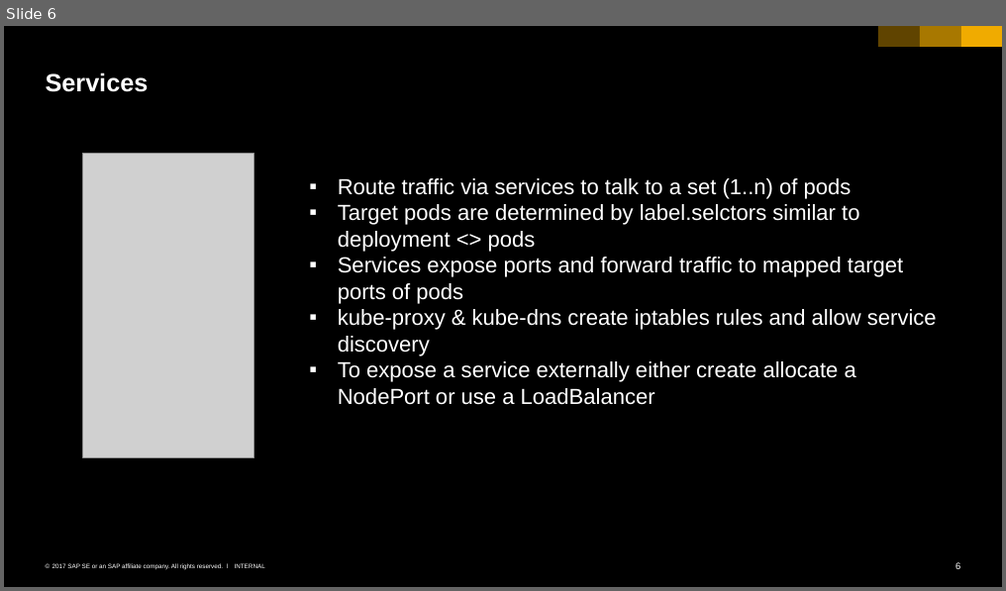
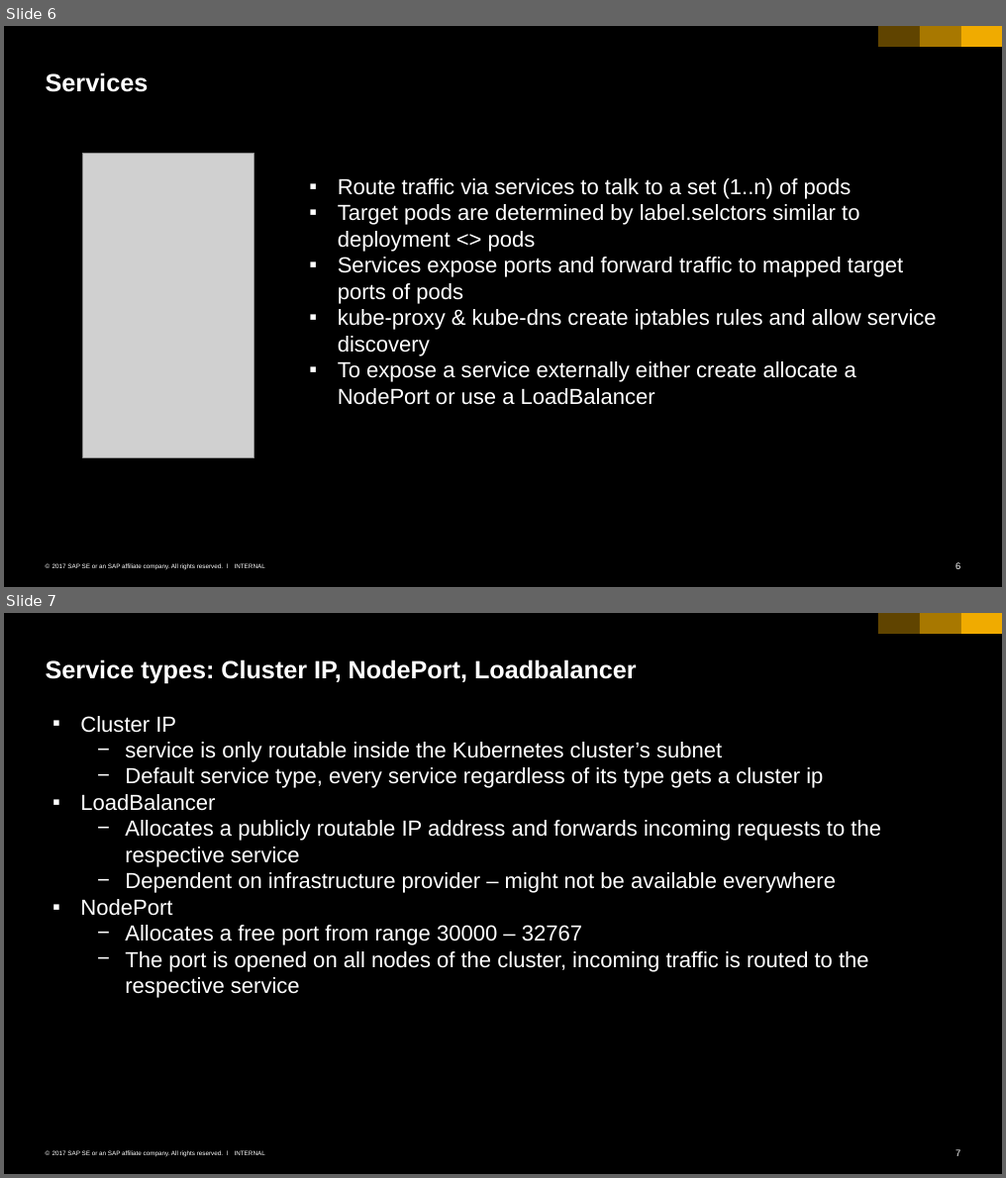
Before and after one commit to cuijiyao01/docker-k8s-training, a slide deck: kubernetes/04_networking_services.pptx. Shown one above the other, each under a label of ours: slide 6 before the commit, slides 6 and 7 after it. The pictures are 1006x591 and 1006x1178 pixels, drawn with LibreOffice and Linux fonts; fonts in the diff are those of the drawing; grey boxes stand for pictures. Boxes give left, top, right and bottom in pixels: in the first picture for what was removed or moved away, otherwise in the second. Text is boxed around its words. In the diff, an @@ line names an element or a change of style, - is before the commit and + after.

```diff
--- a/kubernetes/04_networking_services.pptx
+++ b/kubernetes/04_networking_services.pptx
@@ slide 7 added at bbox=[4, 613, 1002, 1174], background #000000; not listed: 6 template elements that a slide beside it also shows @@
@@ title added at bbox=[46, 660, 637, 684], 24 pt, text #FFFFFF, bold @@
+Service types: Cluster IP, NodePort, Loadbalancer
@@ text added at bbox=[80, 716, 881, 998], 21 pt, text #FFFFFF @@
+▪ Cluster IP
+  − service is only routable inside the Kubernetes cluster’s subnet
+  − Default service type, every service regardless of its type gets a cluster ip
+▪ LoadBalancer
+  − Allocates a publicly routable IP address and forwards incoming requests to the respective service
+  − Dependent on infrastructure provider – might not be available everywhere
+▪ NodePort
+  − Allocates a free port from range 30000 – 32767
+  − The port is opened on all nodes of the cluster, incoming traffic is routed to the respective service
```
Also in this commit, not shown: 1 slide changed, 1 other slide added.
